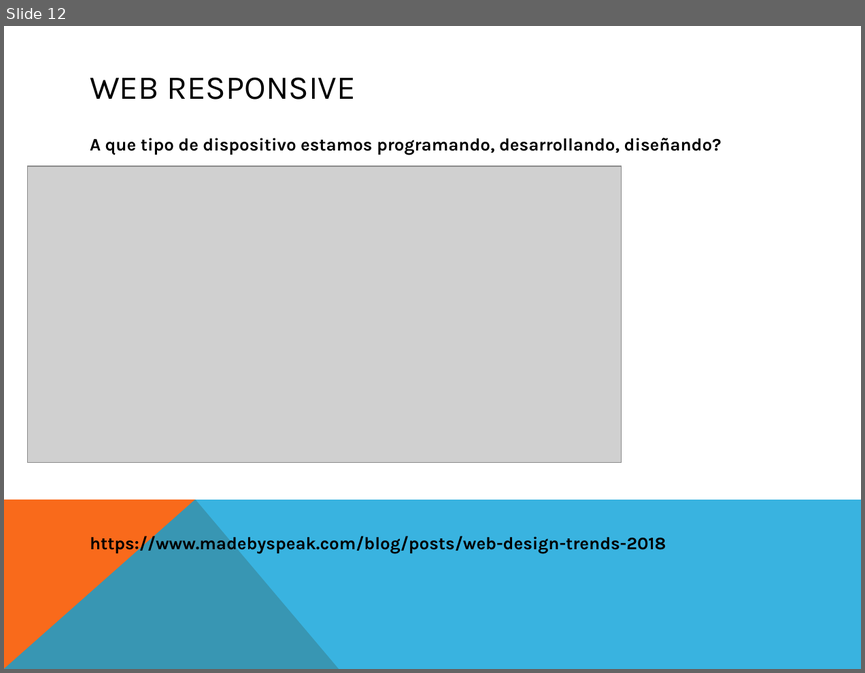
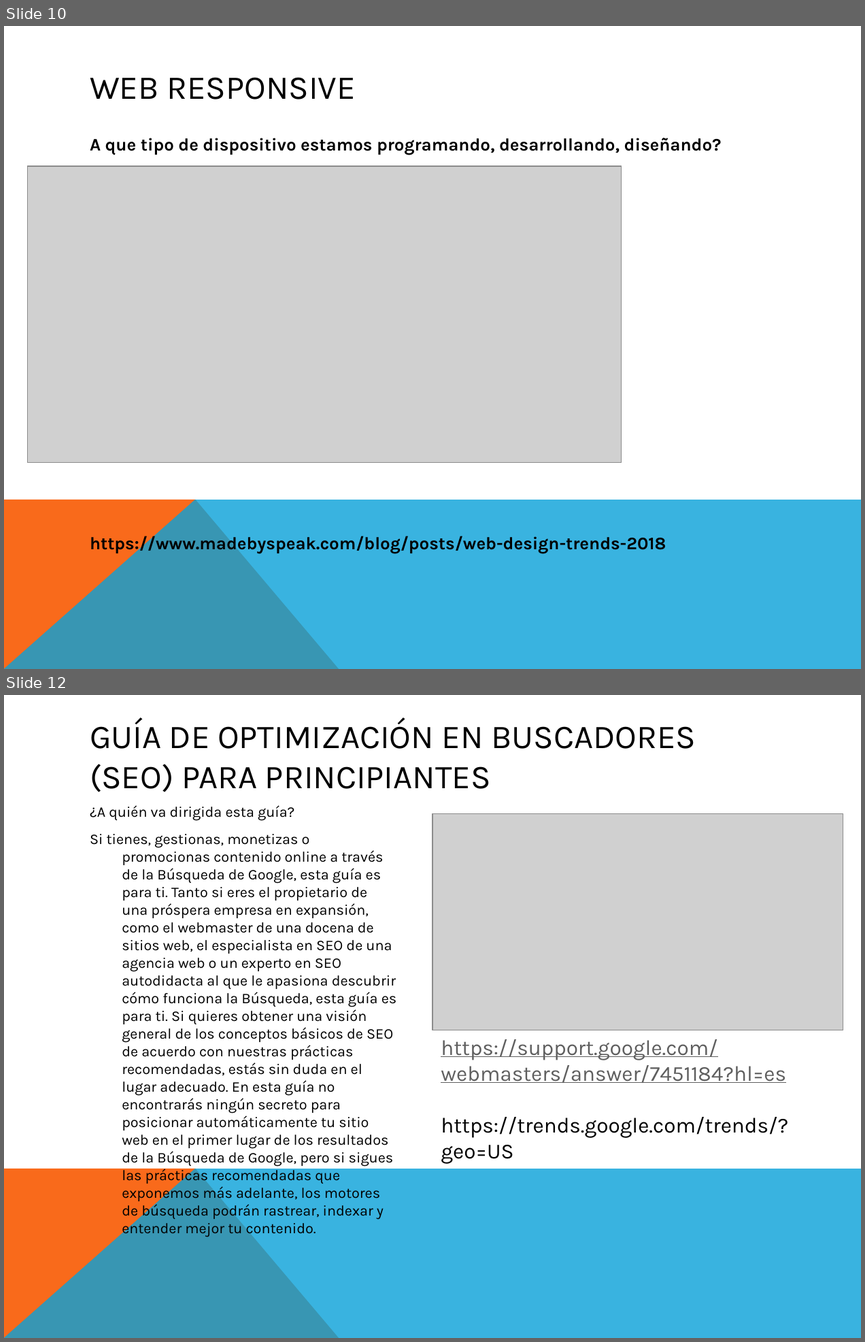
Before and after one commit to codigo-code/fullstack, a slide deck: De 0 a full stack!.pptx. Shown one above the other, each under a label of ours: slide 12 before the commit, slides 10 and 12 after it; the slides between them are not shown. The pictures are 865x673 and 865x1342 pixels, drawn with LibreOffice and Linux fonts; fonts in the diff are those of the drawing; grey boxes stand for pictures. Boxes give left, top, right and bottom in pixels: in the first picture for what was removed or moved away, otherwise in the second. Text is boxed around its words. In the diff, an @@ line names an element or a change of style, - is before the commit and + after.

Commit message:
update

```diff
--- a/De 0 a full stack!.pptx
+++ b/De 0 a full stack!.pptx
@@ slide 12 added at (4, 695, 861, 1338), background #FFFFFF; not listed: 2 template elements that a slide beside it also shows @@
@@ title added at (90, 718, 696, 792), 28 pt, text #000000 @@
+GUÍA DE OPTIMIZACIÓN EN BUSCADORES (SEO) PARA PRINCIPIANTES
@@ text added at (90, 805, 396, 1237), 12.4 pt, text #000000 @@
+¿A quién va dirigida esta guía?
+Si tienes, gestionas, monetizas o promocionas contenido online a través de la Búsqueda de Google, esta guía es para ti. Tanto si eres el propietario de una próspera empresa en expansión, como el webmaster de una docena de sitios web, el especialista en SEO de una agencia web o un experto en SEO autodidacta al que le apasiona descubrir cómo funciona la Búsqueda, esta guía es para ti. Si quieres obtener una visión general de los conceptos básicos de SEO de acuerdo con nuestras prácticas recomendadas, estás sin duda en el lugar adecuado. En esta guía no encontrarás ningún secreto para posicionar automáticamente tu sitio web en el primer lugar de los resultados de la Búsqueda de Google, pero si sigues las prácticas recomendadas que exponemos más adelante, los motores de búsqueda podrán rastrear, indexar y entender mejor tu contenido.
@@ picture added at (432, 814, 843, 1030) @@
@@ text added at (441, 1039, 788, 1164), 18 pt, text #5F5F5F, underline @@
+https://support.google.com/webmasters/answer/7451184?hl=es
+https://trends.google.com/trends/?geo=US
@@ what was slide 12 is now slide 10 @@
```
Also in this commit, not shown: 1 other slide added.
